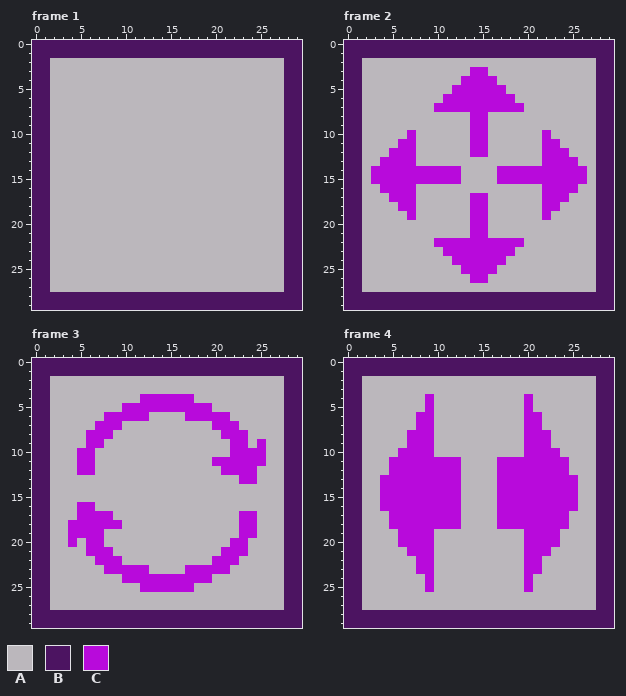
Pixel-art file, stored at game-off-2026/sprites/polygon_transforms.aseprite. The first picture shows the starting point.
30x30 pixels, 4 frames. Shown: frame 1, frame 2, frame 3, frame 4.
Palette (. is transparent): A #bbb7bc  B #4c1461  C #b80adb
The same view after the edit:
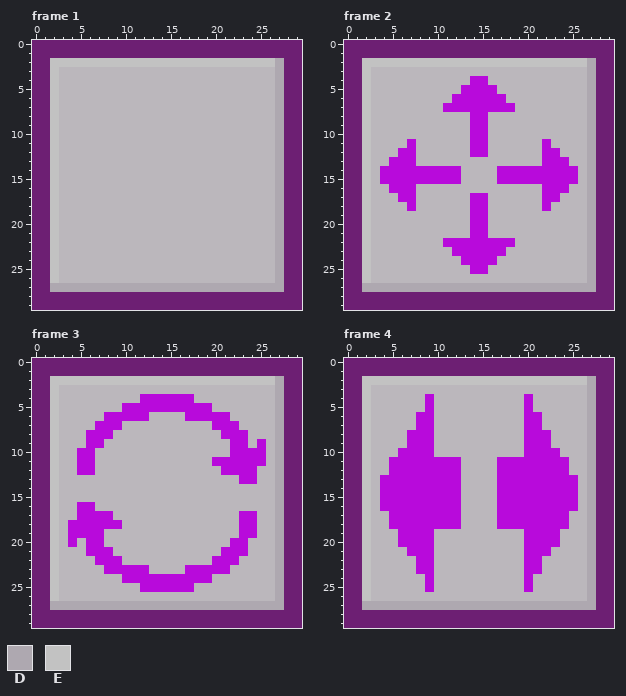
Colours new in this view: D #aea8b0  E #c2c2c2
The edit:
Colour B changes from #4c1461 to #6d1f73.
Frame 1, layer "Layer 1":
Colour D replaces colour A in rows 2 to 26 at x 27; in row 27 at x 2 to 27.
Colour E replaces colour A in row 2 at x 2 to 26; in rows 3 to 26 at x 2.
Frame 2, layers "Layer 2", "Layer 1":
Colour A replaces colour C in row 3 at x 14 to 15; in row 4 at x 13 and 16; in row 5 at x 12 and 17; in row 6 at x 11 and 18; in row 7 at x 10 and 19; in row 10 at x 7 and 22.
Colour A replaces colour C in row 11 at x 6 and 23; in row 12 at x 5 and 24; in row 13 at x 4 and 25; in rows 14 to 15 at x 3 and 26; in row 16 at x 4 and 25; in row 17 at x 5 and 24.
Colour A replaces colour C in row 18 at x 6 and 23; in row 19 at x 7 and 22; in row 22 at x 10 and 19; in row 23 at x 11 and 18; in row 24 at x 12 and 17; in row 25 at x 13 and 16.
Colour A replaces colour C in row 26 at x 14 to 15.
Colour D replaces colour A in rows 2 to 26 at x 27; in row 27 at x 2 to 27.
Colour E replaces colour A in row 2 at x 2 to 26; in rows 3 to 26 at x 2.
Frame 3, layer "Layer 1": the same change as frame 1
Frame 4, layer "Layer 1": the same change as frame 1
Boxes around the changes in both pictures, in picture pixels (x1, y1, x2, y2):
changed: (32, 40, 302, 310)
changed: (344, 40, 614, 310)
changed: (32, 358, 302, 628)
changed: (344, 358, 614, 628)
